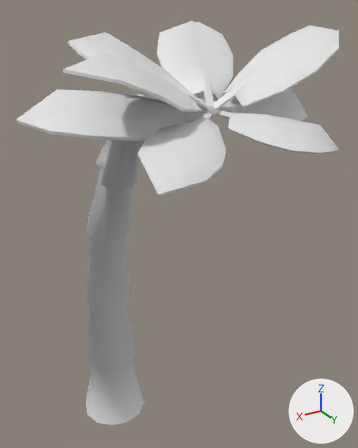
A saved change to the FBX model Run4YourLife/Assets/Art/Props/Interactuables/R4YL_PROP_coconut_tree.FBX.
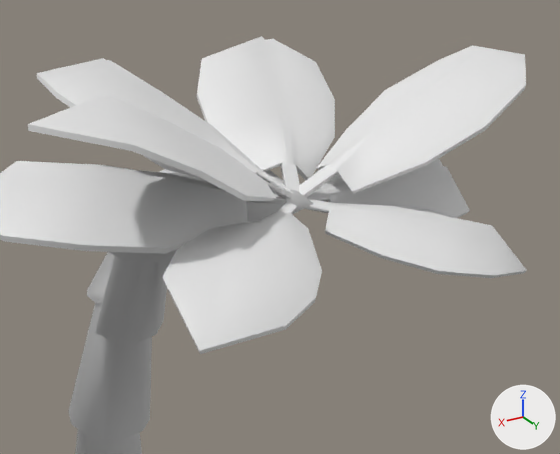
There are two pictures of each version: one whole from a 50 mm lens placed at (2.74, 3.8, 6.88), pointed at (-0.49, -1.59, 4.18), one close up on the part from 13% to 100% of the width and 0% to 56% of the height. The axes (+X, +Y, +Z) are drawn at lower right. The lights are the same throughout. Where no turn or scale is listed for an object, it has been applied to the vertices.

Objects in the first close-up: 'R4YL_PROP_coconut_tree'.
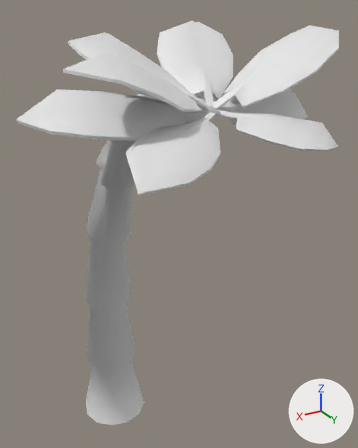
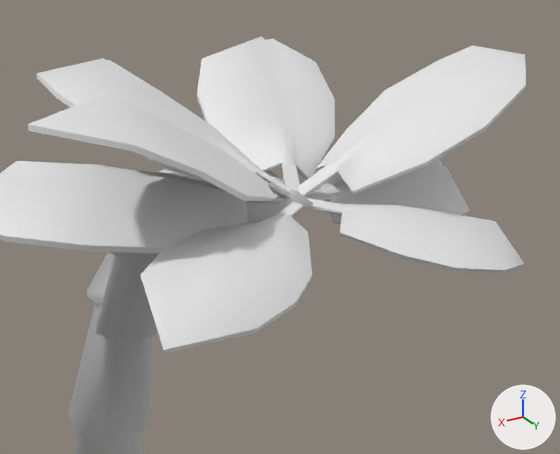
Commit message: move leaf of coconut tree

Boxes [x1, y1, x2, y2] around the edits, measured in the close-ups (560 x 454 px; the box of a moved part takes in the faces that stretch with it):
'R4YL_PROP_coconut_tree', reshaped: before [0, 36, 527, 454]; after [0, 36, 526, 454]
part 1 of me_mesh, moved or reshaped: before [163, 202, 322, 354]; after [141, 202, 312, 353]
part 2 of me_mesh, moved or reshaped: before [304, 198, 527, 278]; after [304, 198, 524, 273]

The change, as a list of edits to the scene's bpy script:
```text
Change me_mesh:
    where me_mesh.from_pydata(...)  # 565 vertices, 581 faces; spans x -1.55..1.63, y -3.7..0.69, z 0.0..6.78
    used by ob_r4yl_prop_coconut_tree; location = (0.0, 0.0, 0.0)
    me_mesh part 1: the loose piece of 48 vertices spanning x -0.04..1.03, y -0.22..0.69, z 5.56..6.0 is turned -8.4 degrees about the z axis through its middle, then moved by (0.07, -0.01, 0.0)
    me_mesh part 2: the loose piece of 48 vertices spanning x -1.18..0.02, y -0.23..0.57, z 5.56..6.01 is turned 9.6 degrees about the z axis through its middle, then moved by (-0.07, -0.01, 0.0)
```
